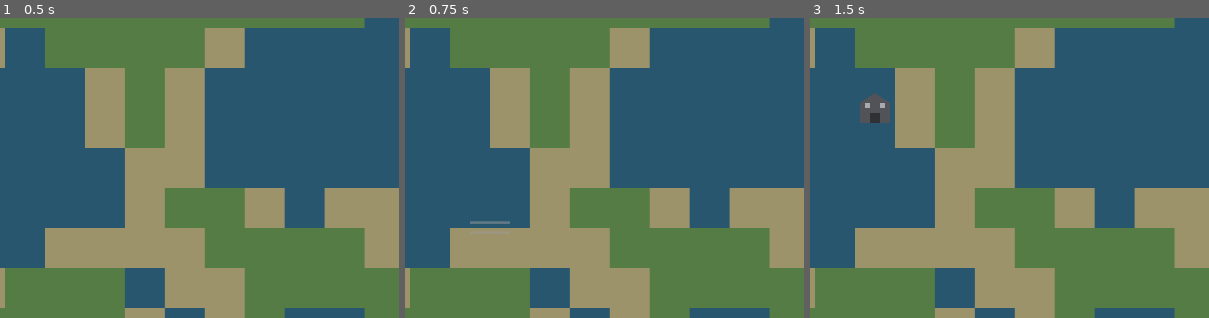
Above: before the commit, frames 1-3 (left to right).
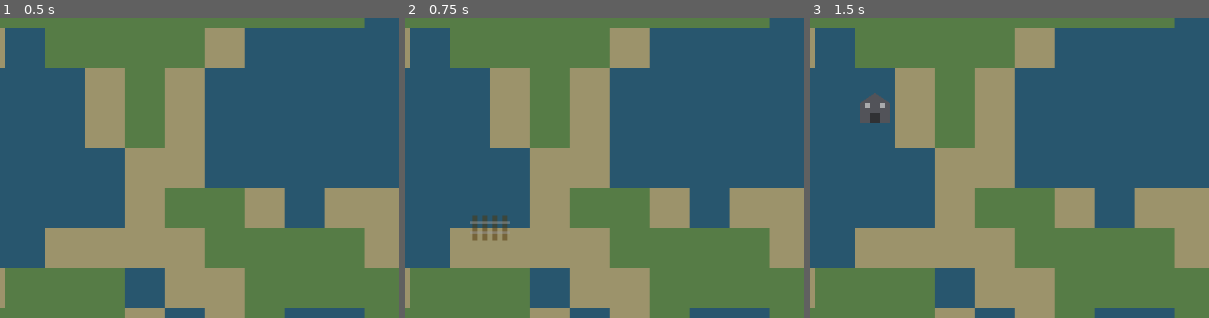
Above: after the commit, the same moments.

Repository: Godsmith/trainfinity3
Game: Godot game, scene res://scenes/overground.tscn
Same seed, same stepped clock (60 frames per second), same inputs: the game is played once before the commit and once after it.
Inputs:
- Up to frame 1 (0.5 s): no input
- Up to frame 2 (0.75 s): click "Track $1" at 0.5 s
- Up to frame 3 (1.5 s): click "Station $5" at 1.25 s
The pictures show only the part of the screen within x 0-50%, y 50-100%; the shares and areas given below are measured in that part.

Frame 1 is identical in both runs. In frame 2, 0.4% of the frame differs, in the area x 16-26%, y 65-75%; in frame 3, nothing differs.

Commit message:
Fix z-ordering of track sleepers

Diff:
--- a/scenes/track.tscn
+++ b/scenes/track.tscn
@@ -6,28 +6,24 @@
 script = ExtResource("1_s1rm4")
 
 [node name="Sleeper1" type="Line2D" parent="."]
-z_index = -1
 position = Vector2(-6, -5)
 points = PackedVector2Array(0, 0, 0, 10)
 width = 2.0
 default_color = Color(0.316029, 0.210545, 0.0370625, 1)
 
 [node name="Sleeper2" type="Line2D" parent="."]
-z_index = -1
 position = Vector2(-2, -5)
 points = PackedVector2Array(0, 0, 0, 10)
 width = 2.0
 default_color = Color(0.316029, 0.210545, 0.0370625, 1)
 
 [node name="Sleeper3" type="Line2D" parent="."]
-z_index = -1
 position = Vector2(2, -5)
 points = PackedVector2Array(0, 0, 0, 10)
 width = 2.0
 default_color = Color(0.316029, 0.210545, 0.0370625, 1)
 
 [node name="Sleeper4" type="Line2D" parent="."]
-z_index = -1
 position = Vector2(6, -5)
 points = PackedVector2Array(0, 0, 0, 10)
 width = 2.0
@@ -47,7 +43,6 @@
 
 [node name="Sleeper5" type="Line2D" parent="."]
 visible = false
-z_index = -1
 position = Vector2(10, -5)
 points = PackedVector2Array(0, 0, 0, 10)
 width = 2.0
@@ -55,7 +50,6 @@
 
 [node name="Sleeper6" type="Line2D" parent="."]
 visible = false
-z_index = -1
 position = Vector2(-10, -5)
 points = PackedVector2Array(0, 0, 0, 10)
 width = 2.0
